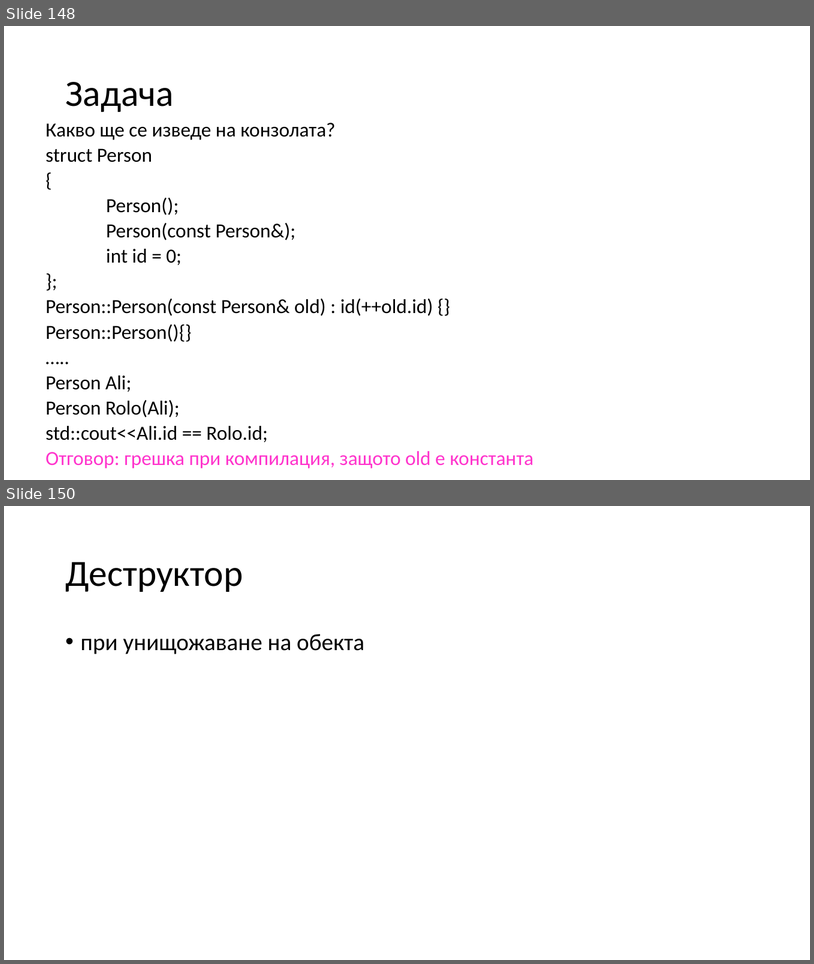
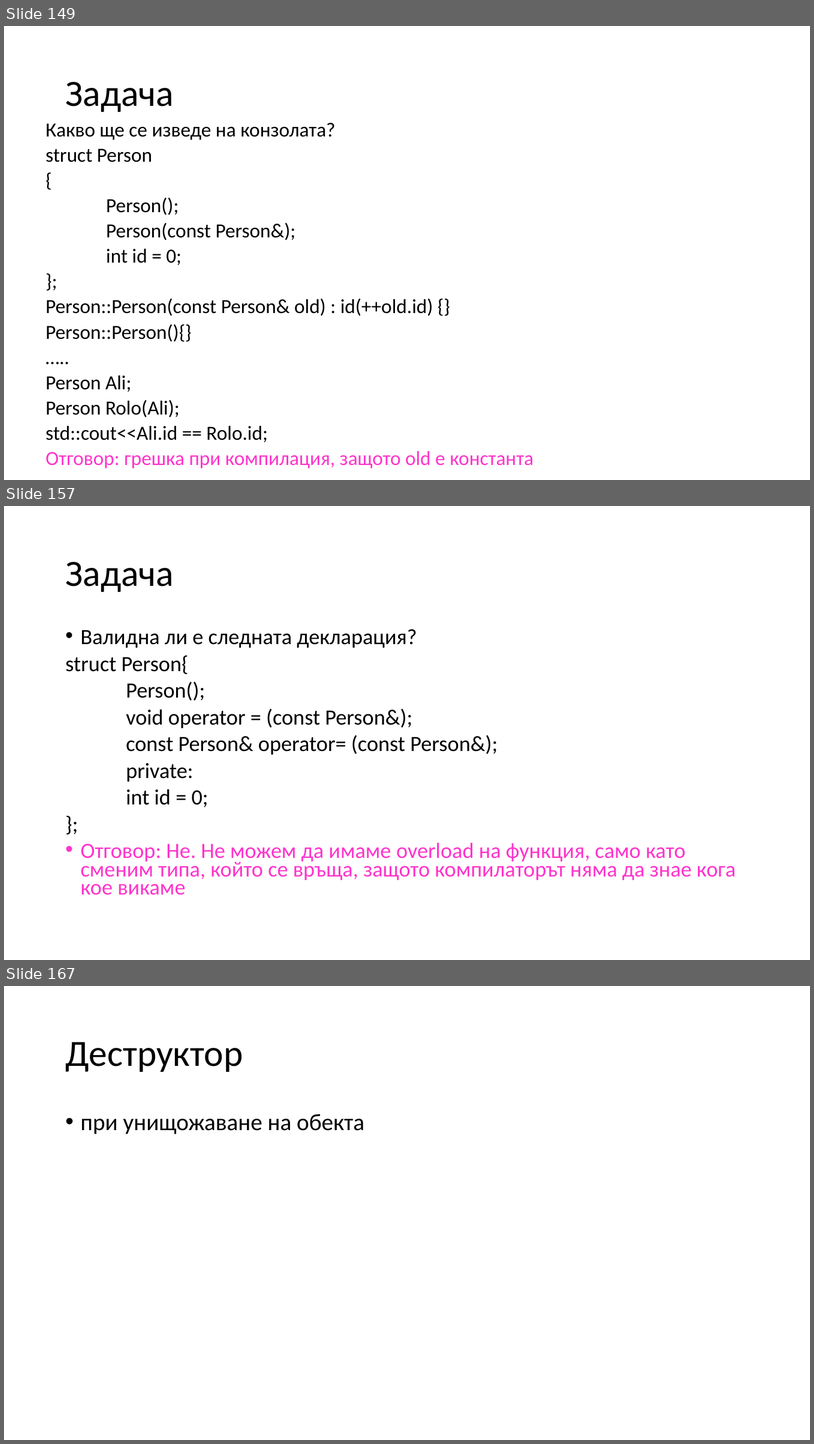
Before and after one commit to Mapmo/Uni-CPP, a slide deck: Object-Oriented Programming/Consultation1/Consultation1.pptx. Shown one above the other, each under a label of ours: slides 148 and 150 before the commit, slides 149, 157 and 167 after it; the slides between them are not shown. The pictures are 814x964 and 814x1444 pixels, drawn with LibreOffice and Linux fonts; fonts in the diff are those of the drawing. Boxes give left, top, right and bottom in pixels: in the first picture for what was removed or moved away, otherwise in the second. Text is boxed around its words. In the diff, an @@ line names an element or a change of style, - is before the commit and + after.

```diff
--- a/Object-Oriented Programming/Consultation1/Consultation1.pptx
+++ b/Object-Oriented Programming/Consultation1/Consultation1.pptx
@@ slide 157 added at (4, 506, 810, 960), background #FFFFFF @@
@@ title added at (65, 562, 174, 592), 44 pt, text #000000 @@
+Задача
@@ text added at (65, 629, 736, 895), 25.9 pt, text #000000 @@
+• Валидна ли е следната декларация?
+struct Person{
+Person();
+void operator = (const Person&);
+const Person& operator= (const Person&);
+private:
+int id = 0;
+};
+• Отговор: Не. Не можем да имаме overload на функция, само като сменим типа, който се връща, защото компилаторът няма да знае кога кое викаме
@@ what was slide 148 is now slide 149 @@
@@ what was slide 150 is now slide 167 @@
```
Also in this commit, not shown: 1 slide changed, 16 other slides added, 1 other file.
